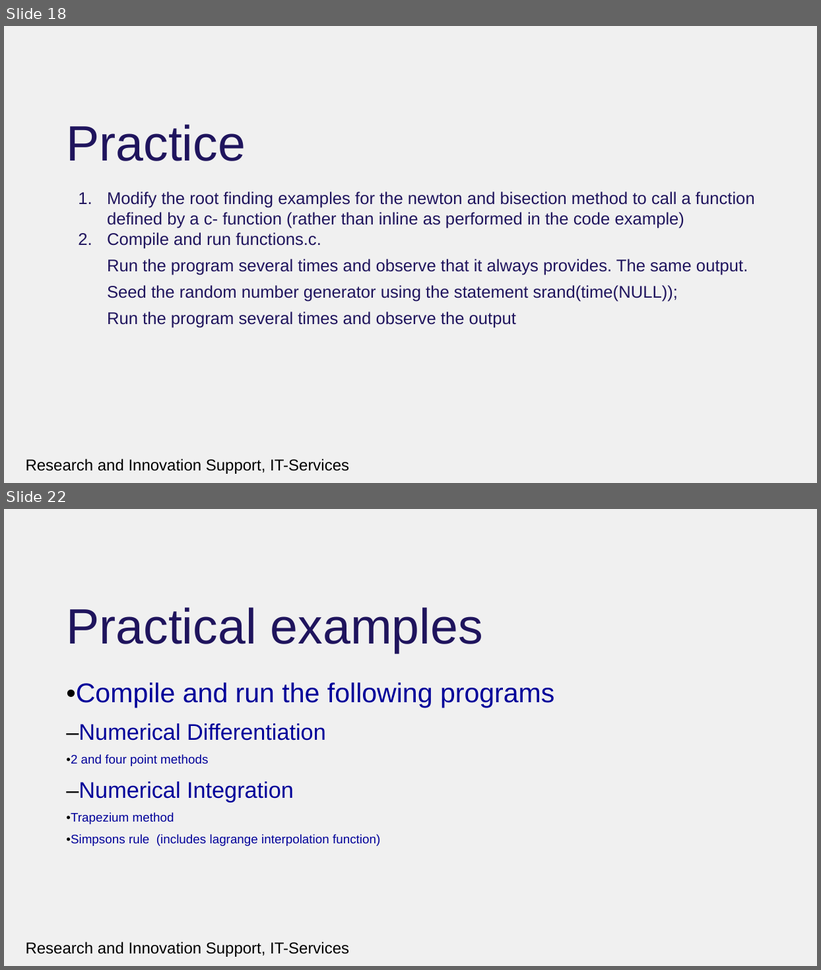
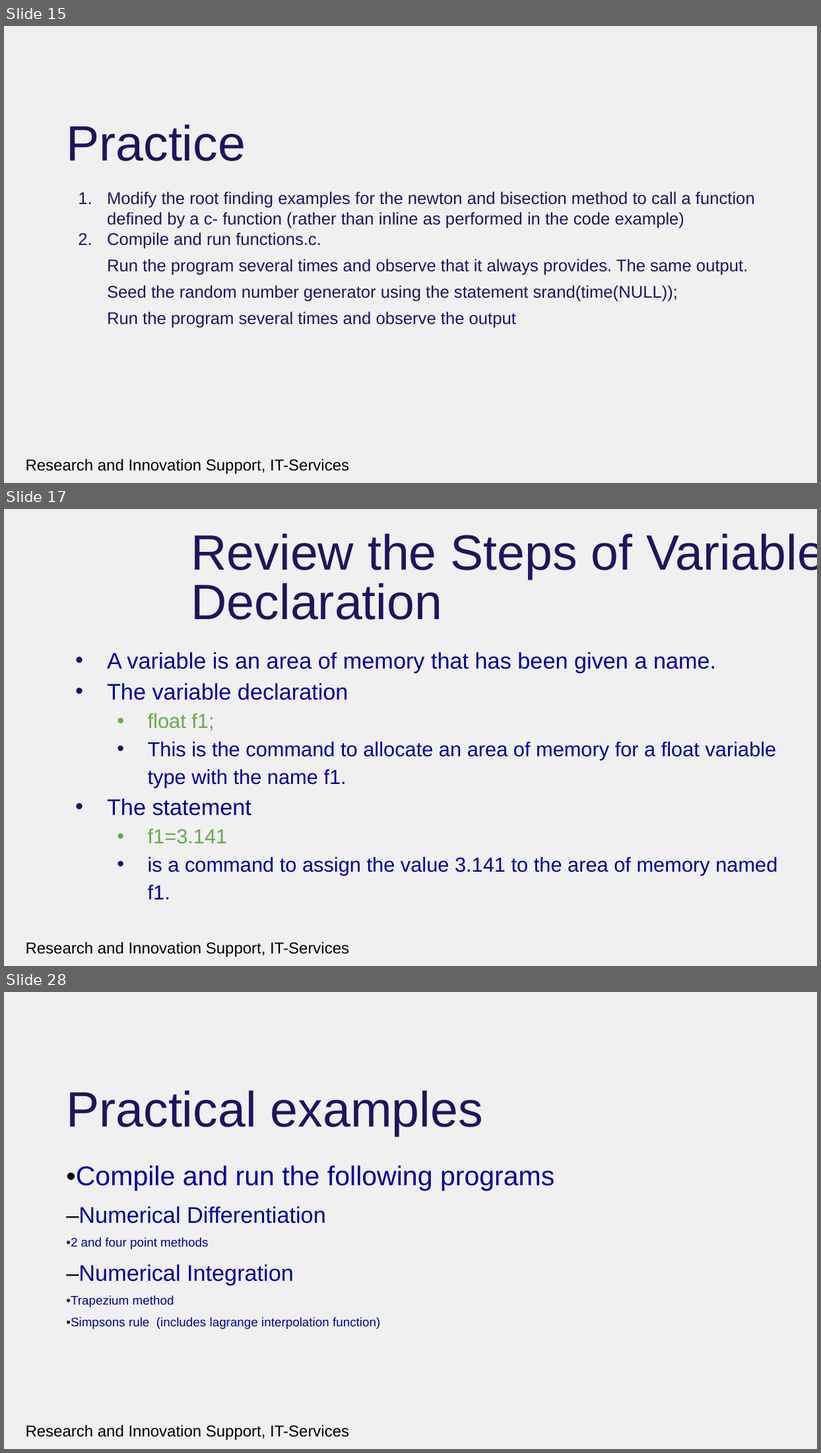
Before and after one commit to rcgsheffield/introc, a slide deck: archive/presentations/functionsandmemory.pptx. Shown one above the other, each under a label of ours: slides 18 and 22 before the commit, slides 15, 17 and 28 after it; the slides between them are not shown. The pictures are 821x970 and 821x1453 pixels, drawn with LibreOffice and Linux fonts; fonts in the diff are those of the drawing; background and template pictures are left out. Boxes give left, top, right and bottom in pixels: in the first picture for what was removed or moved away, otherwise in the second. Text is boxed around its words. In the diff, an @@ line names an element or a change of style, - is before the commit and + after.

```diff
--- a/archive/presentations/functionsandmemory.pptx
+++ b/archive/presentations/functionsandmemory.pptx
@@ slide 17 added at box(4, 509, 817, 966), background #F0F0F0; not listed: 1 template element that a slide beside it also shows @@
@@ title added at box(191, 533, 817, 620), 44 pt, text #1F145D @@
+Review the Steps of Variable Declaration
@@ text added at box(107, 652, 778, 900), 18 pt, text #000099 @@
+• A variable is an area of memory that has been given a name.
+• The variable declaration
+  • float f1;
+  • This is the command to allocate an area of memory for a float variable type with the name f1.
+• The statement
+  • f1=3.141
+  • is a command to assign the value 3.141 to the area of memory named f1.
@@ what was slide 18 is now slide 15 @@
@@ what was slide 22 is now slide 28 @@
```
Also in this commit, not shown: 1 slide changed, 16 other slides added, 7 slides removed, 31 other files.
